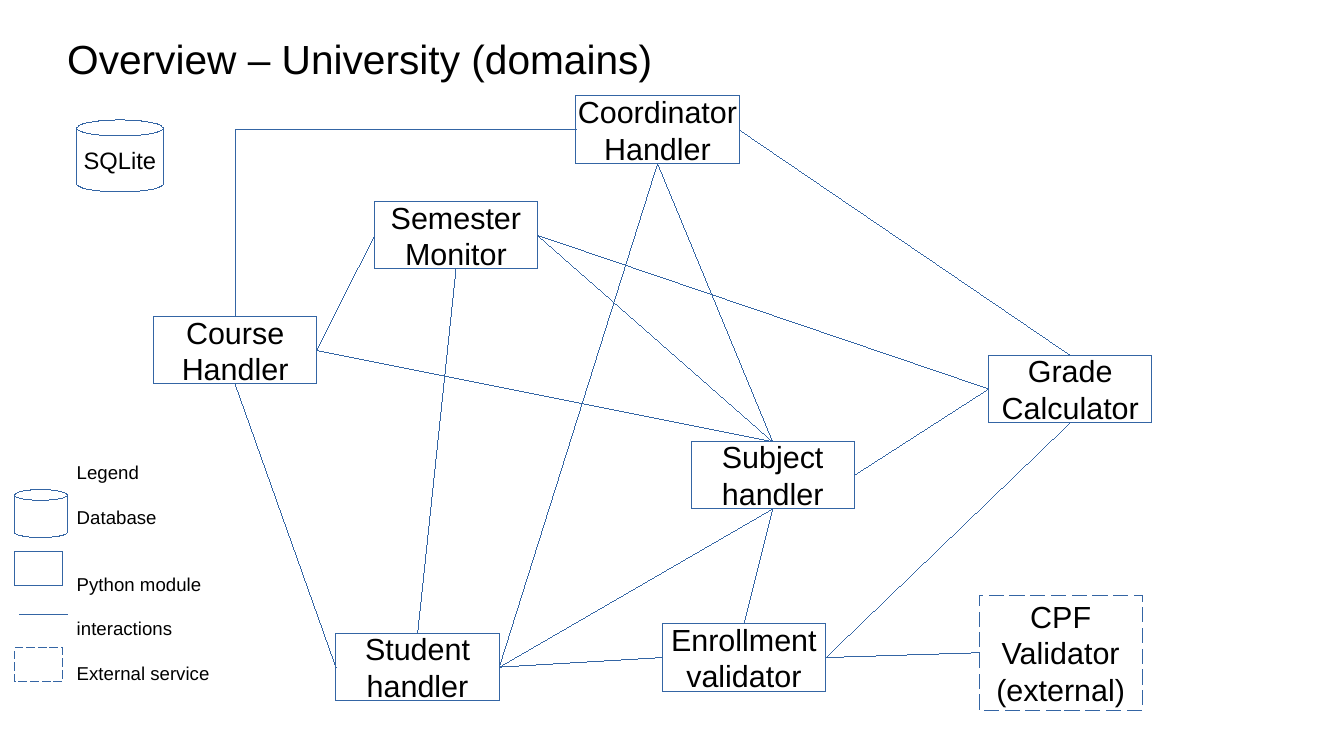
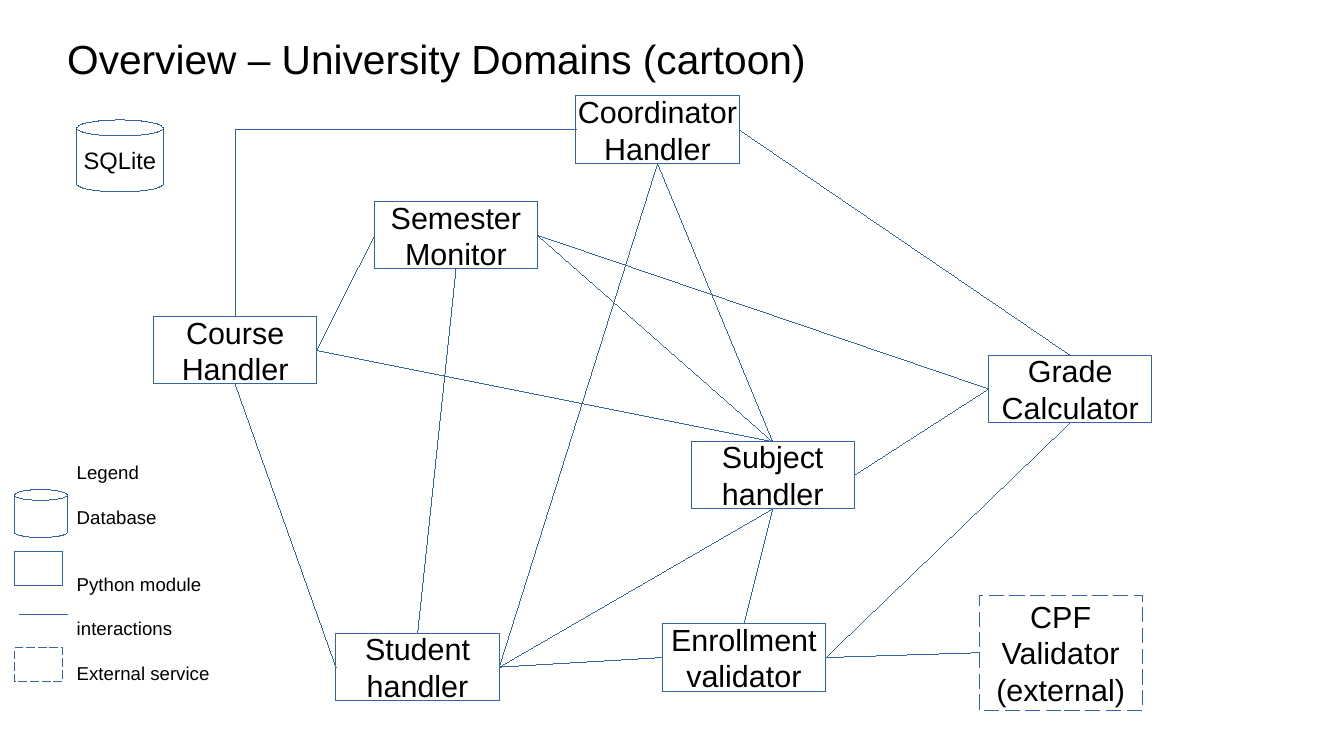
Before and after one commit to douglasdcm/tdd_detroid, a slide deck: slide 13 of architecture.odp. Drawn at 1344x756 pixels with LibreOffice and Linux fonts; fonts in the diff are those of the drawing. Boxes give left, top, right and bottom in pixels: in the first picture for what was removed or moved away, otherwise in the second. Text is boxed around its words. In the diff, an @@ line names an element or a change of style, - is before the commit and + after.

```diff
--- a/architecture.odp
+++ b/architecture.odp
@@ title at (x1=67, y1=44, x2=806, y2=82): text changed @@
-Overview – University (domains)
+Overview – University Domains (cartoon)
```
Also in this commit, not shown: 11 other files.
